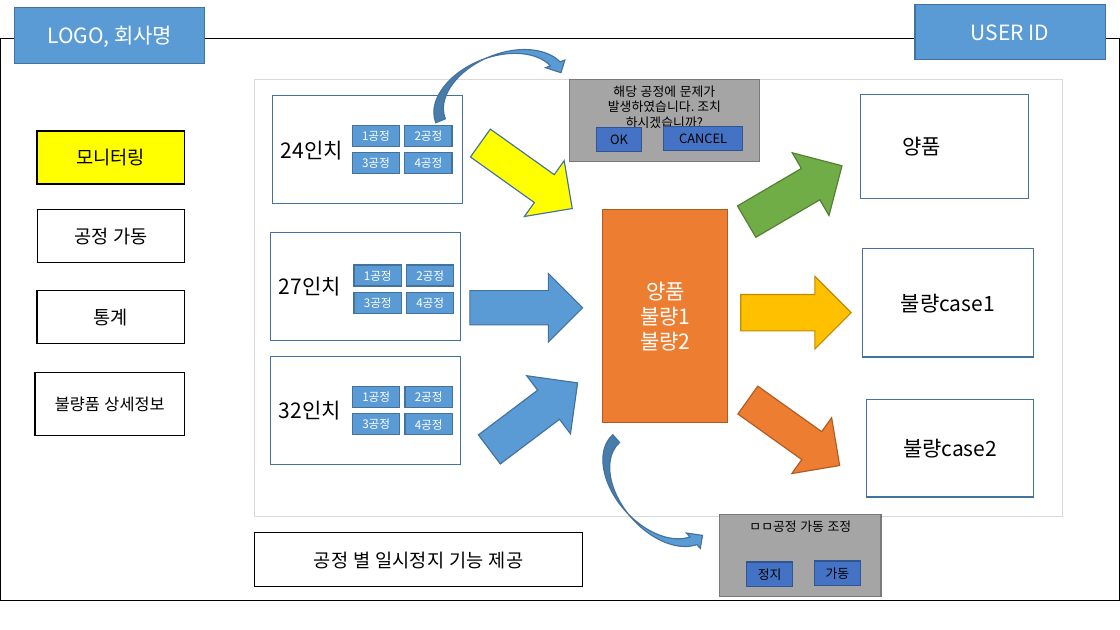
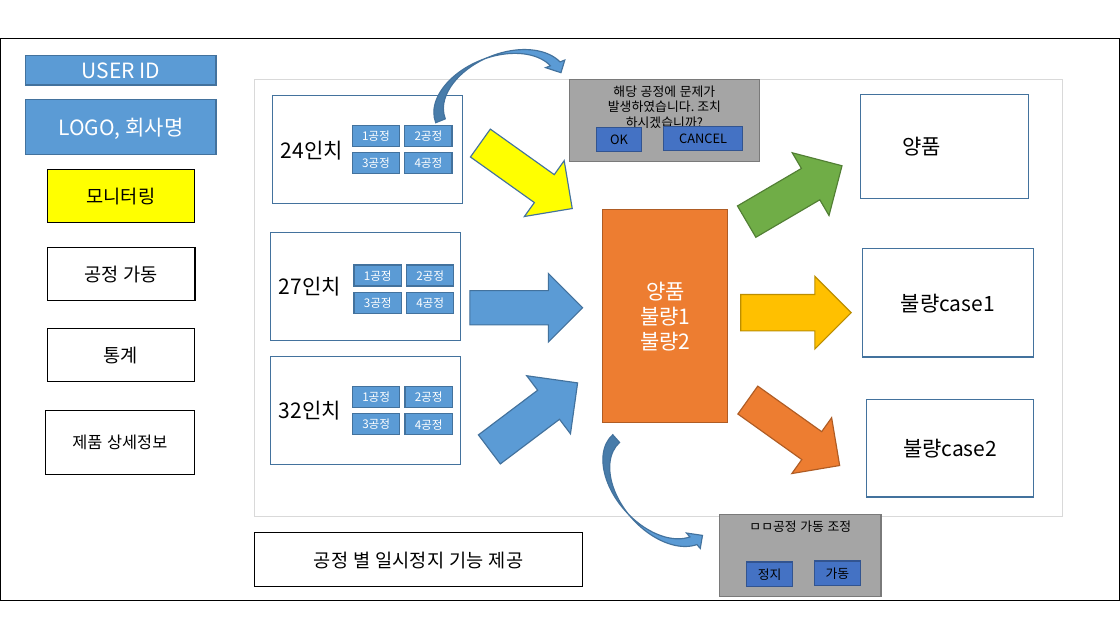
Before and after one commit to ANU-SmartFactory-2022/ANU-SmartFactory-2022, a slide deck: slide 2 of doc/01. 프로젝트 설계/윈폼 구성 샘플 4조 (1).pptx. Drawn at 1120x630 pixels with LibreOffice and Linux fonts; fonts in the diff are those of the drawing. Boxes give left, top, right and bottom in pixels: in the first picture for what was removed or moved away, otherwise in the second. Text is boxed around its words. In the diff, an @@ line names an element or a change of style, - is before the commit and + after.

```diff
--- a/doc/01. 프로젝트 설계/윈폼 구성 샘플 4조 (1).pptx
+++ b/doc/01. 프로젝트 설계/윈폼 구성 샘플 4조 (1).pptx
@@ rectangle "USER ID": place and size @@
-rectangle "USER ID" at <box>915,4,1105,60</box>
+rectangle "USER ID" at <box>26,55,216,85</box>
@@ rectangle "LOGO, 회사명": place and size @@
-rectangle "LOGO, 회사명" at <box>14,8,204,63</box>
+rectangle "LOGO, 회사명" at <box>26,99,216,155</box>
@@ 4 rectangles: place and size @@
-4 rectangles at <box>35,131,185,436</box>
+4 rectangles at <box>45,170,196,475</box>
@@ rectangle "제품 상세정보" at <box>45,411,195,475</box>: fill #FFFFFF to none @@
@@ text in rectangle at <box>72,434,167,450</box>: text changed @@
-불량품 상세정보
+제품 상세정보
```
Also in this commit, not shown: 3 other slides changed, 1 slide added, 1 slide removed, 5 other files.
